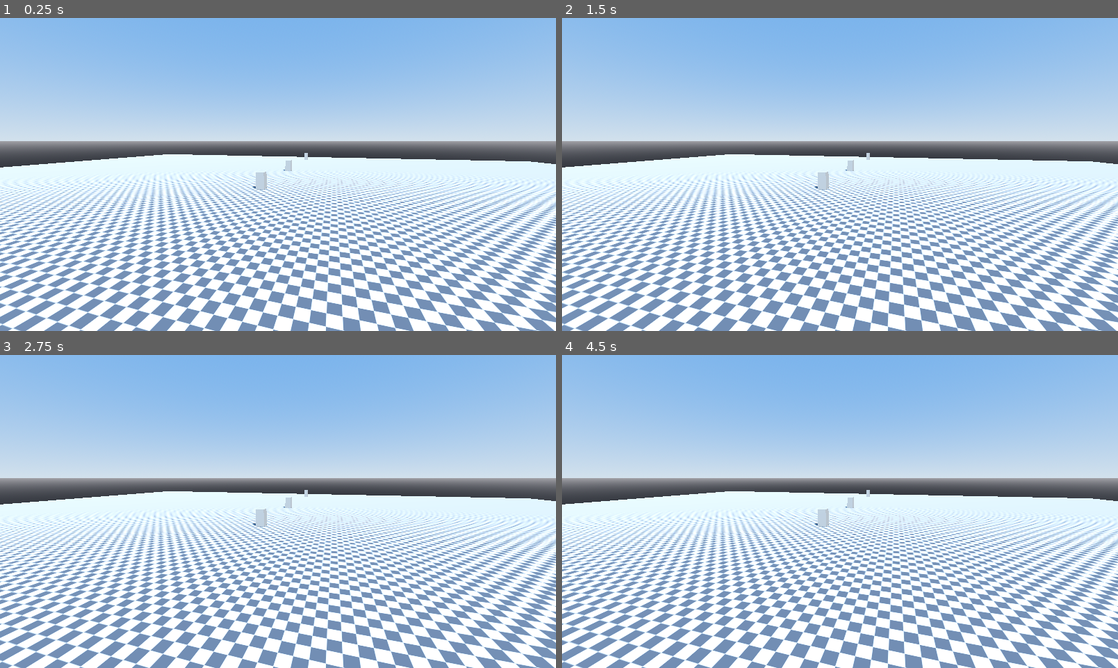
Above: before the commit, frames 1-4 (two rows, left to right).
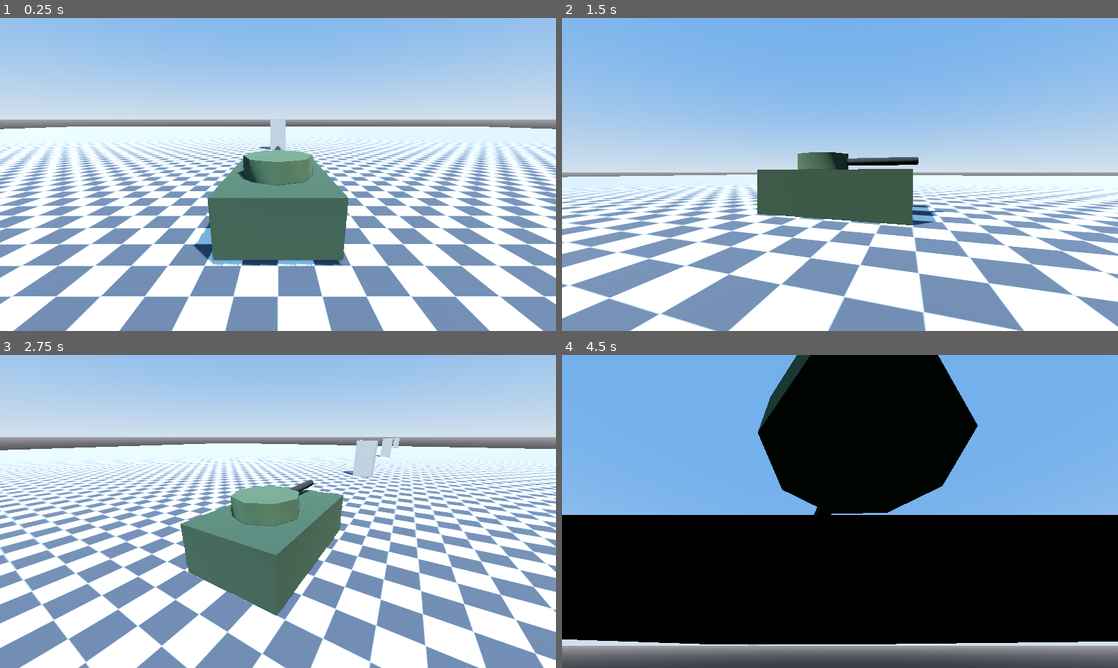
Above: after the commit, the same moments.

Repository: havekes/hull-down
Game: Godot game, scene res://scenes/TestArena.tscn
Same seed, same stepped clock (60 frames per second), same inputs: the game is played once before the commit and once after it.
Inputs (mouse positions are in pixels of both pictures, inside the frame that each line leads up to):
- Up to frame 1 (0.25 s): no input
- Up to frame 2 (1.5 s): tap Enter at 0.5 s; move the mouse to (962, 158) at 0.52 s; hold D (tank_right) 0.53-1.28 s; hold Mouse wheel up (camera_zoom_in) 0.53-1.28 s; click (962, 158) at 0.67 s; tap Mouse wheel down (camera_zoom_out) at 0.8, 1.35 s; move the mouse to (728, 190) at 1.27 s; hold S (tank_backward) from 1.28 s (still down); click (728, 190) at 1.42 s
- Up to frame 3 (2.75 s): tap Mouse wheel up (camera_zoom_in) at 1.55 s; move the mouse to (333, 442) at 2.02 s; release S (tank_backward) at 2.03 s; hold D (tank_right) from 2.03 s (still down); hold Mouse wheel up (camera_zoom_in) from 2.03 s (still down); click (333, 442) at 2.17 s; tap Mouse wheel down (camera_zoom_out) at 2.3 s
- Up to frame 4 (4.5 s): move the mouse to (812, 574) at 2.77 s; release D (tank_right) at 2.78 s; release Mouse wheel up (camera_zoom_in) at 2.78 s; hold W (tank_forward) 2.78-3.53 s; tap Mouse wheel down (camera_zoom_out) at 2.85 s; click (812, 574) at 2.92 s; tap Mouse wheel up (camera_zoom_in) at 3.05, 4.35 s; move the mouse to (1006, 558) at 3.52 s; hold Mouse wheel down (camera_zoom_out) 3.53-4.28 s; hold A (tank_left) from 3.53 s (still down); click (1006, 558) at 3.6 s; tap Escape at 4.15 s; move the mouse to (673, 464) at 4.27 s; click (673, 464) at 4.42 s

The runs differ from the first frame. In frame 1, 49% of the frame differs, in the area x 0-100%, y 27-100%; in frame 2, 51%; in frame 3, 73%; in frame 4, 94%, in the area x 0-100%, y 0-100%.

Commit message:
TANK-01: Add CSG tank hierarchy and chase camera
Add TankBase.tscn with a CharacterBody3D root, separated Hull/TurretMount/
GunMount pivots, CSG primitive meshes, a Muzzle marker, and a SpringArm3D
chase rig. Add camera_chase.gd for mouse capture, orbit (yaw + clamped
pitch) and smooth wheel zoom, plus a gravity-only tank_base.gd stub so the
tank drops onto the arena floor. Instance the tank in TestArena.tscn and
remove the redundant PlaceholderCamera.

Diff:
--- /dev/null
+++ b/scenes/TankBase.tscn
@@ -0,0 +1,60 @@
+[gd_scene load_steps=7 format=3]
+
+[ext_resource type="Script" uid="uid://c0ocsx3g4v4h5" path="res://scripts/controllers/tank_base.gd" id="1_tank"]
+[ext_resource type="Script" uid="uid://6qml6u271nqw" path="res://scripts/controllers/camera_chase.gd" id="2_camera"]
+
+[sub_resource type="BoxShape3D" id="BoxShape3D_hull"]
+size = Vector3(3.5, 1.8, 6)
+
+[sub_resource type="StandardMaterial3D" id="StandardMaterial3D_hull"]
+albedo_color = Color(0.18, 0.24, 0.17, 1)
+
+[sub_resource type="StandardMaterial3D" id="StandardMaterial3D_turret"]
+albedo_color = Color(0.23, 0.3, 0.21, 1)
+
+[sub_resource type="StandardMaterial3D" id="StandardMaterial3D_gun"]
+albedo_color = Color(0.13, 0.14, 0.13, 1)
+
+[node name="Tank" type="CharacterBody3D"]
+transform = Transform3D(1, 0, 0, 0, 1, 0, 0, 0, 1, 0, 0.5, 0)
+script = ExtResource("1_tank")
+
+[node name="CollisionShape3D" type="CollisionShape3D" parent="."]
+transform = Transform3D(1, 0, 0, 0, 1, 0, 0, 0, 1, 0, 0.9, 0)
+shape = SubResource("BoxShape3D_hull")
+
+[node name="Hull" type="Node3D" parent="."]
+
+[node name="HullMesh" type="CSGBox3D" parent="Hull"]
+transform = Transform3D(1, 0, 0, 0, 1, 0, 0, 0, 1, 0, 0.9, 0)
+size = Vector3(3.5, 1.8, 6)
+material = SubResource("StandardMaterial3D_hull")
+
+[node name="TurretMount" type="Node3D" parent="Hull"]
+transform = Transform3D(1, 0, 0, 0, 1, 0, 0, 0, 1, 0, 1.8, 0.8)
+
+[node name="TurretMesh" type="CSGCylinder3D" parent="Hull/TurretMount"]
+transform = Transform3D(1, 0, 0, 0, 1, 0, 0, 0, 1, 0, 0.35, 0)
+radius = 1.2
+height = 0.7
+material = SubResource("StandardMaterial3D_turret")
+
+[node name="GunMount" type="Node3D" parent="Hull/TurretMount"]
+transform = Transform3D(1, 0, 0, 0, 1, 0, 0, 0, 1, 0, 0.35, -1.05)
+
+[node name="GunMesh" type="CSGCylinder3D" parent="Hull/TurretMount/GunMount"]
+transform = Transform3D(1, 0, 0, 0, 0, -1, 0, 1, 0, 0, 0, -1.5)
+radius = 0.16
+height = 3.0
+material = SubResource("StandardMaterial3D_gun")
+
+[node name="Muzzle" type="Marker3D" parent="Hull/TurretMount/GunMount"]
+transform = Transform3D(1, 0, 0, 0, 1, 0, 0, 0, 1, 0, 0, -3)
+
+[node name="CameraPivot" type="SpringArm3D" parent="."]
+transform = Transform3D(1, 0, 0, 0, 1, 0, 0, 0, 1, 0, 1.6, 0)
+spring_length = 8.0
+script = ExtResource("2_camera")
+
+[node name="Camera3D" type="Camera3D" parent="CameraPivot"]
+current = true
--- a/scenes/TestArena.tscn
+++ b/scenes/TestArena.tscn
@@ -1,7 +1,8 @@
-[gd_scene load_steps=10 format=3]
+[gd_scene load_steps=11 format=3]
 
 [ext_resource type="Script" path="res://scripts/controllers/debug_input_logger.gd" id="1_debug"]
 [ext_resource type="Material" path="res://assets/materials/checkerboard.tres" id="2_ground"]
+[ext_resource type="PackedScene" path="res://scenes/TankBase.tscn" id="3_tank"]
 
 [sub_resource type="ProceduralSkyMaterial" id="ProceduralSkyMaterial_sky"]
 sky_top_color = Color(0.35, 0.55, 0.85, 1)
@@ -82,9 +83,7 @@
 [node name="CollisionShape3D" type="CollisionShape3D" parent="ReferencePillars/Pillar100m"]
 shape = SubResource("BoxShape3D_pillar")
 
-[node name="PlaceholderCamera" type="Camera3D" parent="."]
-transform = Transform3D(0.96514, -0.042253, 0.2583, 0, 0.986883, 0.161437, -0.261733, -0.15581, 0.952481, 16, 11, 24)
-current = true
+[node name="Tank" parent="." instance=ExtResource("3_tank")]
 
 [node name="InputDebug" type="Node" parent="."]
 script = ExtResource("1_debug")
--- /dev/null
+++ b/scripts/controllers/camera_chase.gd
@@ -0,0 +1,61 @@
+extends SpringArm3D
+## TANK-01 third-person orbit camera.
+##
+## Captures the mouse cursor on left-click, releases it on Esc, orbits the
+## SpringArm3D around the tank with relative mouse motion, and zooms the arm
+## with the mouse wheel. Pitch is clamped between -20 deg (camera raised above
+## the tank, looking down) and +60 deg (camera dropped below, looking up).
+
+const MOUSE_SENSITIVITY: float = 0.0035
+const PITCH_MIN_DEG: float = -20.0
+const PITCH_MAX_DEG: float = 60.0
+const INITIAL_PITCH_DEG: float = -15.0
+const ZOOM_MIN: float = 6.0
+const ZOOM_MAX: float = 15.0
+const ZOOM_STEP: float = 1.5
+const ZOOM_SMOOTHING: float = 10.0
+
+var _yaw: float = 0.0
+var _pitch: float = 0.0
+var _target_spring_length: float = 0.0
+
+
+func _ready() -> void:
+	_yaw = rotation.y
+	_pitch = deg_to_rad(INITIAL_PITCH_DEG)
+	rotation = Vector3(_pitch, _yaw, 0.0)
+	_target_spring_length = clampf(spring_length, ZOOM_MIN, ZOOM_MAX)
+	spring_length = _target_spring_length
+
+
+func _unhandled_input(event: InputEvent) -> void:
+	if event is InputEventMouseButton and event.pressed:
+		if event.button_index == MOUSE_BUTTON_LEFT:
+			Input.mouse_mode = Input.MOUSE_MODE_CAPTURED
+		elif event.is_action_pressed("camera_zoom_in"):
+			_zoom(-ZOOM_STEP)
+		elif event.is_action_pressed("camera_zoom_out"):
+			_zoom(ZOOM_STEP)
+		return
+
+	if event is InputEventKey and event.pressed and event.keycode == KEY_ESCAPE:
+		Input.mouse_mode = Input.MOUSE_MODE_VISIBLE
+		return
+
+	if event is InputEventMouseMotion and Input.mouse_mode == Input.MOUSE_MODE_CAPTURED:
+		_orbit(event.relative)
+
+
+func _orbit(relative: Vector2) -> void:
+	_yaw -= relative.x * MOUSE_SENSITIVITY
+	_pitch += relative.y * MOUSE_SENSITIVITY
+	_pitch = clampf(_pitch, deg_to_rad(PITCH_MIN_DEG), deg_to_rad(PITCH_MAX_DEG))
+	rotation = Vector3(_pitch, _yaw, 0.0)
+
+
+func _process(delta: float) -> void:
+	spring_length = lerpf(spring_length, _target_spring_length, clampf(ZOOM_SMOOTHING * delta, 0.0, 1.0))
+
+
+func _zoom(amount: float) -> void:
+	_target_spring_length = clampf(_target_spring_length + amount, ZOOM_MIN, ZOOM_MAX)
--- /dev/null
+++ b/scripts/controllers/tank_base.gd
@@ -0,0 +1,20 @@
+extends CharacterBody3D
+## TANK-01 placeholder controller.
+##
+## Applies gravity only, so the tank drops cleanly onto the arena floor and
+## settles there. TANK-02 replaces this with the tracked-vehicle driving
+## controller; there is deliberately no input handling yet.
+
+var _gravity: float = 9.8
+
+
+func _ready() -> void:
+	_gravity = float(ProjectSettings.get_setting("physics/3d/default_gravity", 9.8))
+
+
+func _physics_process(delta: float) -> void:
+	if not is_on_floor():
+		velocity.y -= _gravity * delta
+	else:
+		velocity.y = 0.0
+	move_and_slide()
Not shown, added: scripts/controllers/camera_chase.gd.uid
Not shown, added: scripts/controllers/tank_base.gd.uid
